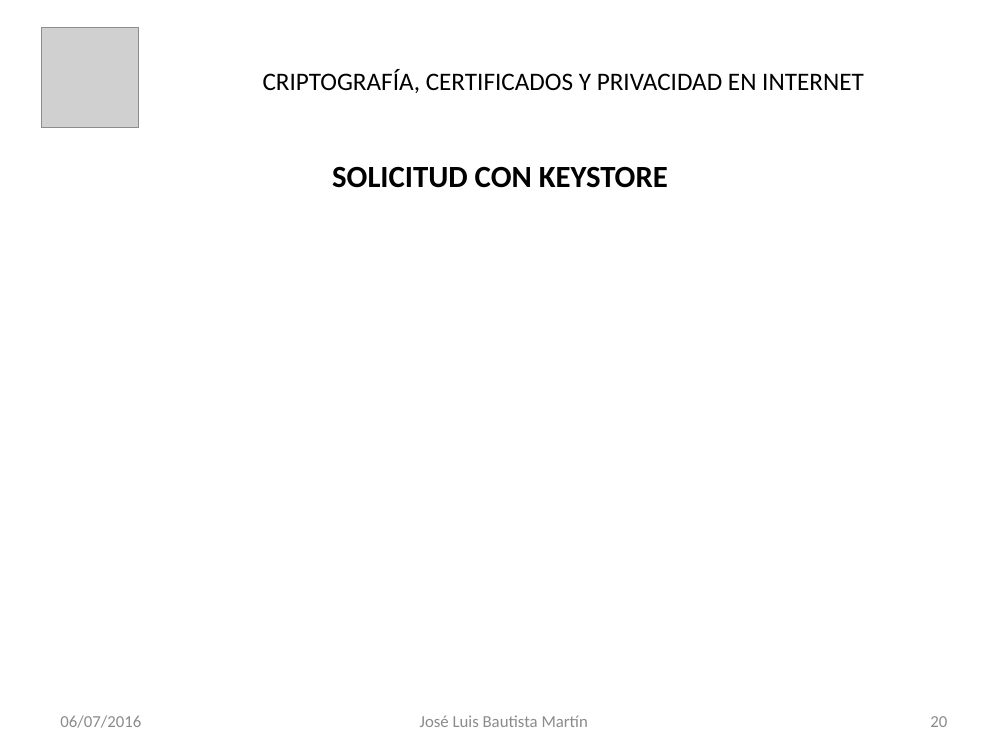
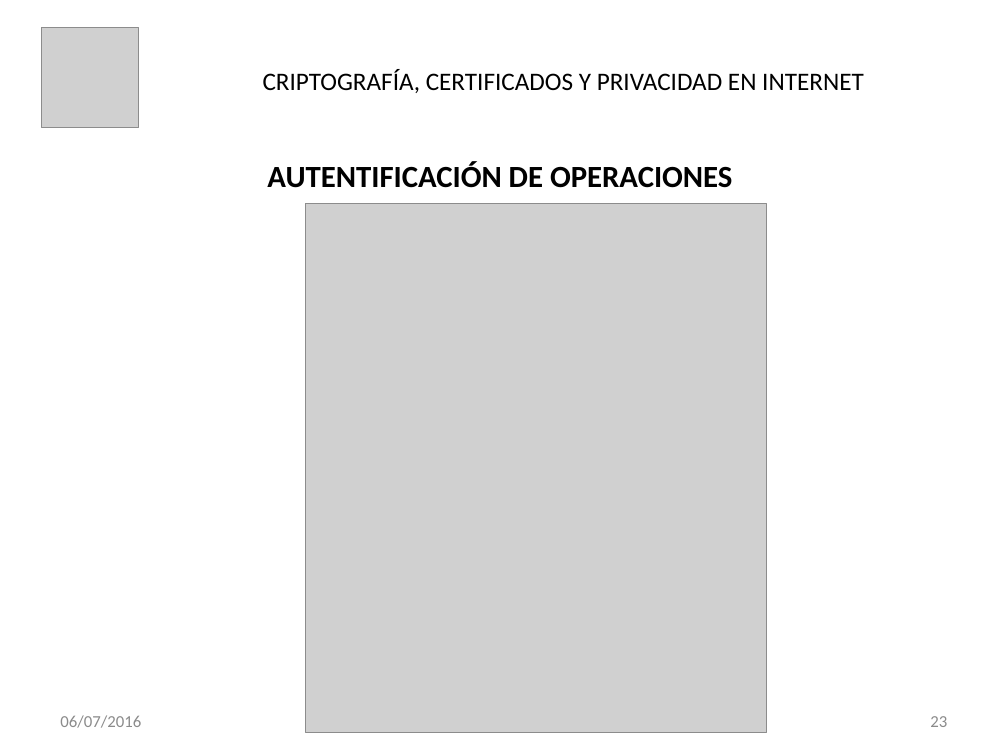
Before and after one commit to jbautistamartin/CapacitacionCriptografiaCertificadosPrivacidad, a slide deck: slide 23 of Documentos/Certicados Digitales.pptx (slide 20 before the commit). Drawn at 1008x756 pixels with LibreOffice and Linux fonts; fonts in the diff are those of the drawing; grey boxes stand for pictures. Boxes give left, top, right and bottom in pixels: in the first picture for what was removed or moved away, otherwise in the second. Text is boxed around its words. In the diff, an @@ line names an element or a change of style, - is before the commit and + after.

```diff
--- a/Documentos/Certicados Digitales.pptx
+++ b/Documentos/Certicados Digitales.pptx
@@ title at [267,162,732,188]: text changed @@
-SOLICITUD CON KEYSTORE
+AUTENTIFICACIÓN DE OPERACIONES
@@ picture added at [305,204,766,733] @@
@@ page number at [930,716,947,727]: text changed @@
-20
+23
```
Also in this commit, not shown: 15 other slides changed, 9 slides added.
